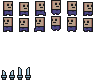
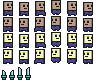
Revision of a layered 96×80 image; what changed, layer by layer:
painted on "NewPlayer.png" over [3, 32, 93, 64]
